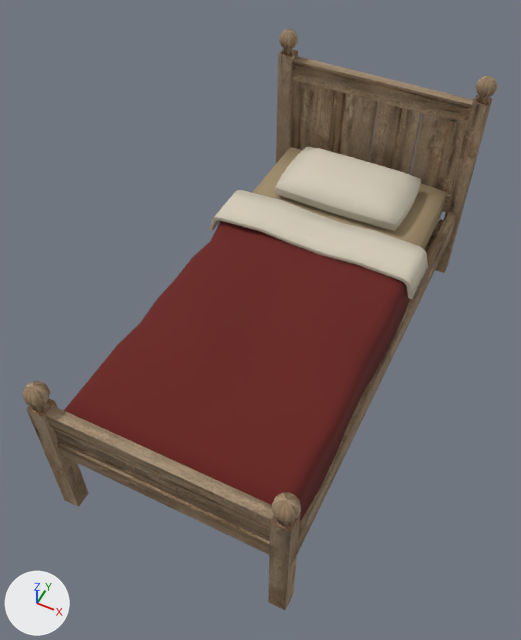
Renders of the Blender file data/Assets/Entities/Furniture/Bed.blend from each side of a commit.
Camera for both pictures: a 50 mm camera at (1.28, -2.91, 4.05) aimed at (-0.06, -0.22, 0.68). Arrows for +X, +Y and +Z are at lower left; the lights stay in place. The first picture is the older version.

In view in the first picture: 'Bed Linen', 'Bed Ticking', 'Bed WoodPlank', 'Bed WoolRed'.
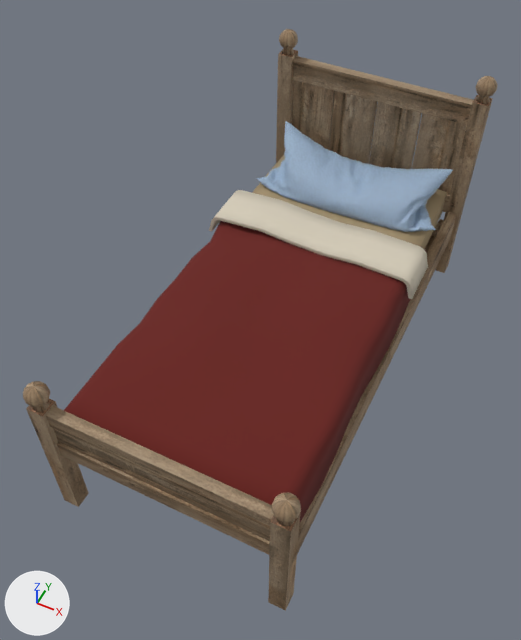
What differs and where, as boxes [x1, y1, x2, y2] in the pictures (521 x 640 px):
'Bed Linen', reshaped (29% shorter)
    before: [209, 146, 428, 299]
    after: [209, 190, 428, 299]
'1', added (blue)
    after: [256, 121, 453, 232]
part 1 of me_linen, deleted (pale yellow)
    before: [275, 146, 421, 231]

What changed in the scene script:
```text
Add img_seamless_1807374_jpg:
    img_seamless_1807374_jpg = load_image('seamless-1807374.jpg', '_unpacked/seamless-1807374.jpg', 2048, 2048, 'sRGB')
Add mat_pillow_material:
    mat_pillow_material = bpy.data.materials.new('pillow material')
    # colours: blue #c4e0ff
    # uses the picture img_seamless_1807374_jpg
Change me_linen:
    used by ob_bed_linen; location = (0.0, 0.0, 0.0)
    remove me_linen.from_pydata(...)  # 424 vertices, 420 faces; spans x -0.734..0.734, y 0.322..1.327, z 0.735..0.99
    add me_linen.from_pydata(...)  # 128 vertices, 126 faces; spans x -0.734..0.734, y 0.322..0.653, z 0.735..0.906
    me_linen part 1: the loose piece of 296 vertices spanning x -0.465..0.465, y 0.758..1.327, z 0.75..0.99 is deleted
Add me_1:
    me_1.from_pydata(...)  # 3679 vertices, 7354 faces; spans x -3.2..1.3, y -1.66..0.31, z 0.01..0.98
    me_1.materials.append(mat_pillow_material)
Add ob_1:
    ob_1 = bpy.data.objects.new('1', me_1)
    ob_1.location = (0.301, 1.283, 0.798)
    ob_1.scale = (0.297, 0.297, 0.297)
```
